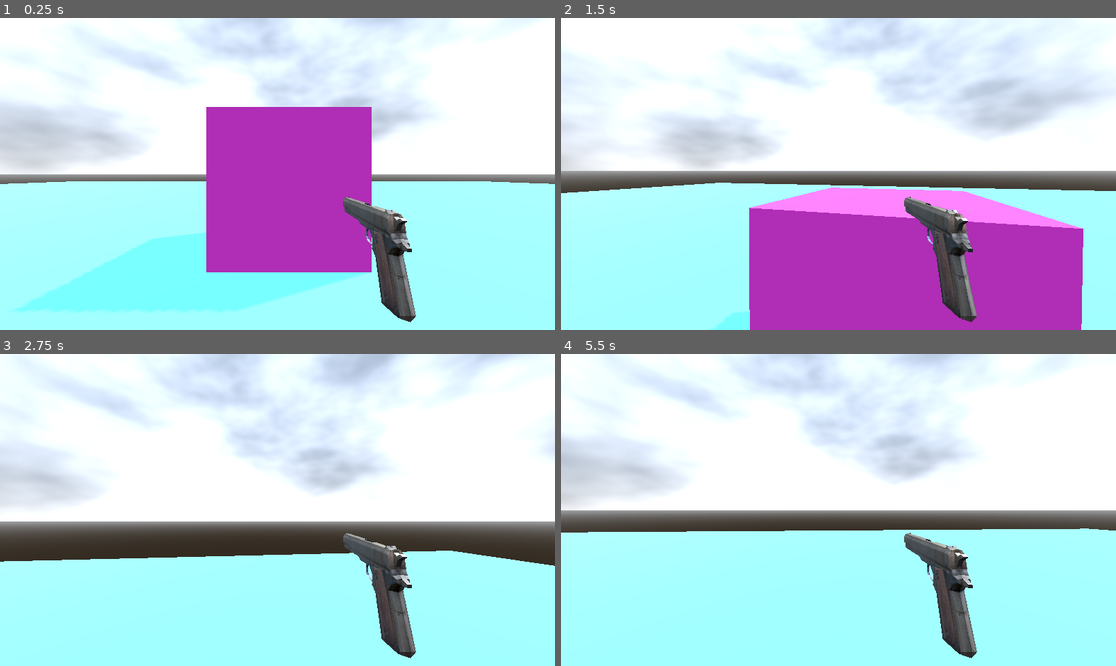
Above: before the commit, frames 1-4 (two rows, left to right).
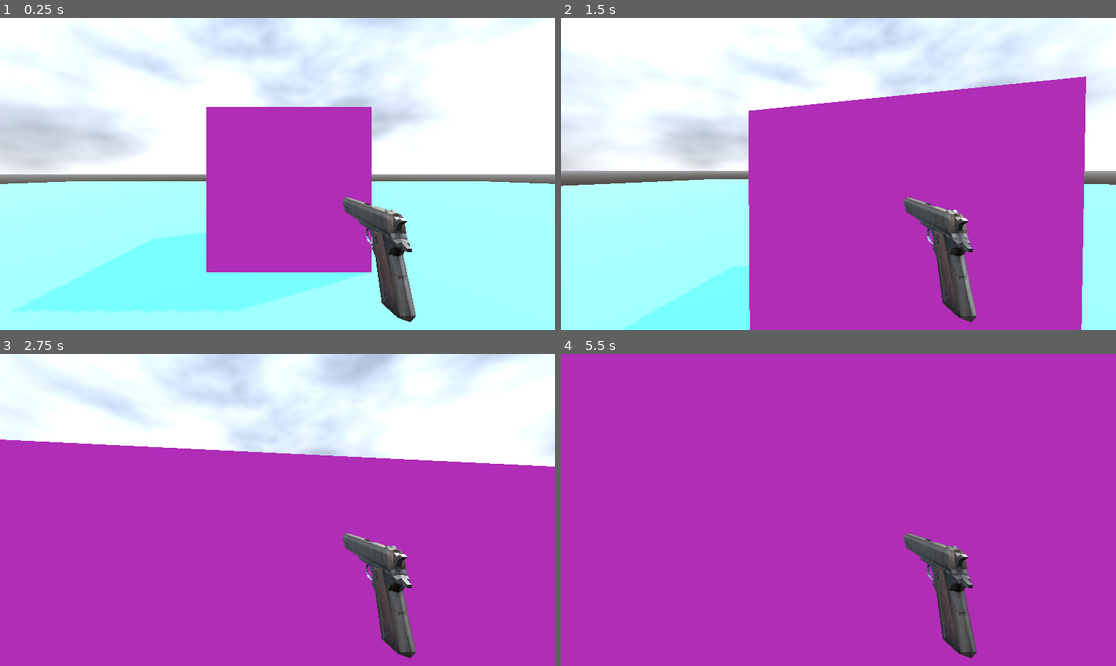
Above: after the commit, the same moments.

Repository: 1Magz1/FPS-Starter-Kit
Game: Godot game, scene res://levels/test/test.tscn
Two runs of this game, one before a commit and one after it. Both use one fixed random seed, a clock stepped at 60 frames per second and the inputs below.
Inputs (mouse positions are in pixels of both pictures, inside the frame that each line leads up to):
- Up to frame 1 (0.25 s): no input
- Up to frame 2 (1.5 s): tap Enter at 0.5 s; move the mouse to (866, 174) at 0.52 s; hold W (move_forward) from 0.53 s (still down); tap C (action_crouch) at 0.6 s; tap Space (action_jump) at 0.77 s; move the mouse to (810, 174) at 1.27 s; click (810, 174) at 1.35 s
- Up to frame 3 (2.75 s): keep holding W (move_forward); tap Space (action_jump) at 1.52 s; move the mouse to (288, 503) at 2.02 s; tap Shift (action_walk) at 2.1 s
- Up to frame 4 (5.5 s): keep holding W (move_forward); move the mouse to (832, 516) at 2.77 s; tap C (action_crouch) at 2.85, 5.1 s; tap Space (action_jump) at 3.02, 3.77, 4.52 s; move the mouse to (877, 513) at 3.52 s; click (877, 513) at 3.6 s; move the mouse to (794, 506) at 4.27 s; tap Shift (action_walk) at 4.35 s; move the mouse to (844, 510) at 5.02 s

The runs differ from the first frame. In frame 1, less than 0.1% of the frame differs, in the area x 8-89%, y 52-53%; in frame 2, 27%; in frame 3, 66%; in frame 4, 98%, in the area x 0-100%, y 0-100%.
Error in both runs: Invalid access to property or key 'player_shoot' on a base object of type 'null instance'. (res://objects/weapon/base_weapon/base_weapon.gd:6)

Commit message:
main
add types

Diff:
--- a/Objects/Player/player.gd
+++ b/Objects/Player/player.gd
@@ -1,19 +1,20 @@
 extends CharacterBody3D
 
-@export var RUN_SPEED = 5
-@export var WOLK_SPEED = 3
-@export var CROUCH_SPEED = 2
-@export var SENSITIVITY = 0.005
-@export var JUMP_VELOCITY = 4.5
-@export var JUMP_AMOUNT = 2
-@export var JUMP_TRESHOLD = 0.65
-@export var JUMP_ACC = 1.3
+@export var RUN_SPEED := 5
+@export var WOLK_SPEED := 3
+@export var CROUCH_SPEED := 2
+@export var SENSITIVITY := 0.005
+@export var JUMP_VELOCITY := 4.5
+@export var JUMP_AMOUNT := 2
+@export var JUMP_TRESHOLD := 0.65
+@export var JUMP_ACC := 1.3
 
+@onready var player: CharacterBody3D = $"."
 @onready var head: Node3D = $Head
 @onready var camera: Camera3D = $Head/Camera
-@onready var idle_collision = $IdleCollision
-@onready var crouch_collision = $CrouchCollision
-@onready var ray_cast = $RayCast
+@onready var idle_collision: CollisionShape3D = $IdleCollision
+@onready var crouch_collision: CollisionShape3D = $CrouchCollision
+@onready var ray_cast: RayCast3D = $RayCast
 
 enum MovementState {
 	Idle,
@@ -34,13 +35,13 @@
 	'BACK': 'move_backward'
 }
 var gravity = ProjectSettings.get_setting("physics/3d/default_gravity")
-var input_movement = Vector2.ZERO
-var direction = Vector3.ZERO
-var current_movement_state = MovementState.Idle
-var current_jump_amount = 0
-var is_walk_btn_pressed = false
-var is_crouch_btn_pressed = false
-const lerp_speed = 10.0
+var input_movement := Vector2.ZERO
+var direction := Vector3.ZERO
+var current_movement_state: MovementState = MovementState.Idle
+var current_jump_amount := 0
+var is_walk_btn_pressed := false
+var is_crouch_btn_pressed := false
+const lerp_speed := 10.0
 
 signal player_shoot
 
@@ -58,7 +59,7 @@
 
 func _unhandled_input(event):
 	if event is InputEventMouseMotion:
-		head.rotate_y(-event.relative.x * SENSITIVITY)
+		player.rotate_y(-event.relative.x * SENSITIVITY)
 
 		camera.rotate_x(-event.relative.y * SENSITIVITY)
 		camera.rotation.x = clamp(camera.rotation.x, deg_to_rad(-85), deg_to_rad(85))
@@ -103,12 +104,12 @@
 		velocity.y = JUMP_VELOCITY * JUMP_ACC * current_jump_amount
 		current_jump_amount += 1
 	elif !is_on_floor():
-		velocity.y -= JUMP_VELOCITY * delta
+		velocity.y -= JUMP_VELOCITY * delta * 2
 	elif is_on_floor():
 		current_jump_amount = 0
 
 func handle_movement(delta):
-	var move_transform = (head.transform.basis * Vector3(input_movement.x, 0 , input_movement.y)).normalized()
+	var move_transform = (player.transform.basis * Vector3(input_movement.x, 0 , input_movement.y)).normalized()
 	direction = lerp(direction, move_transform, delta * lerp_speed)
 
 	velocity.x = direction.x * get_current_speed()
